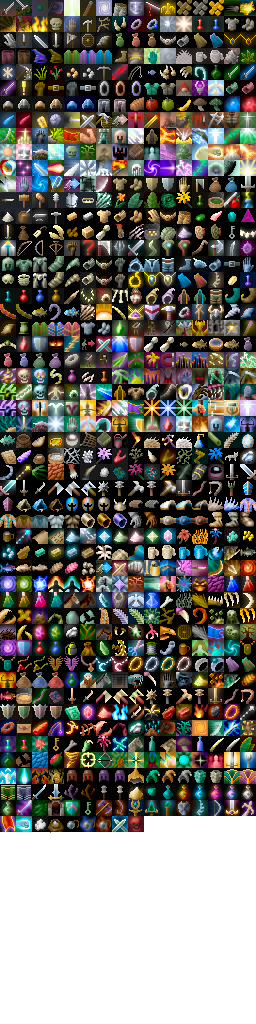
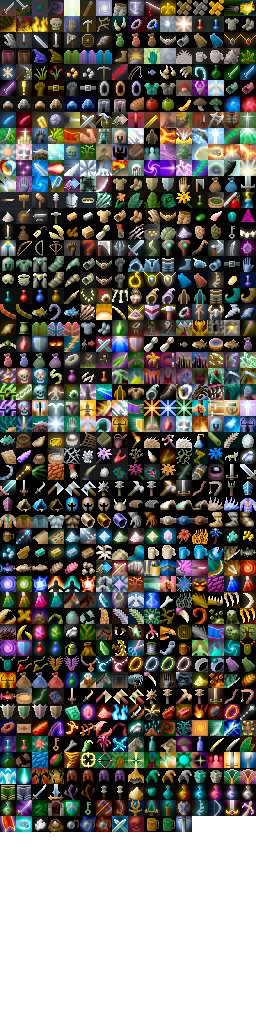
Layered file, before and after one edit (256 × 1024). Changes by layer:
painted on "Background" over [178,816,190,832]
painted on "shade" over [144,816,192,832]
